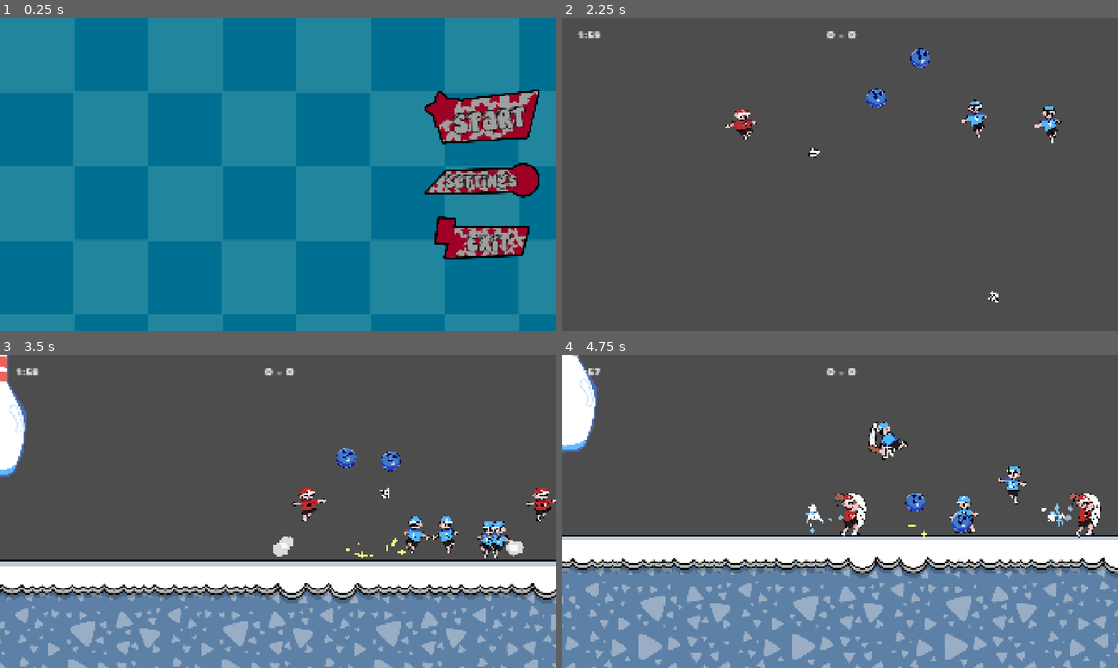
Above: before the commit, frames 1-4 (two rows, left to right).
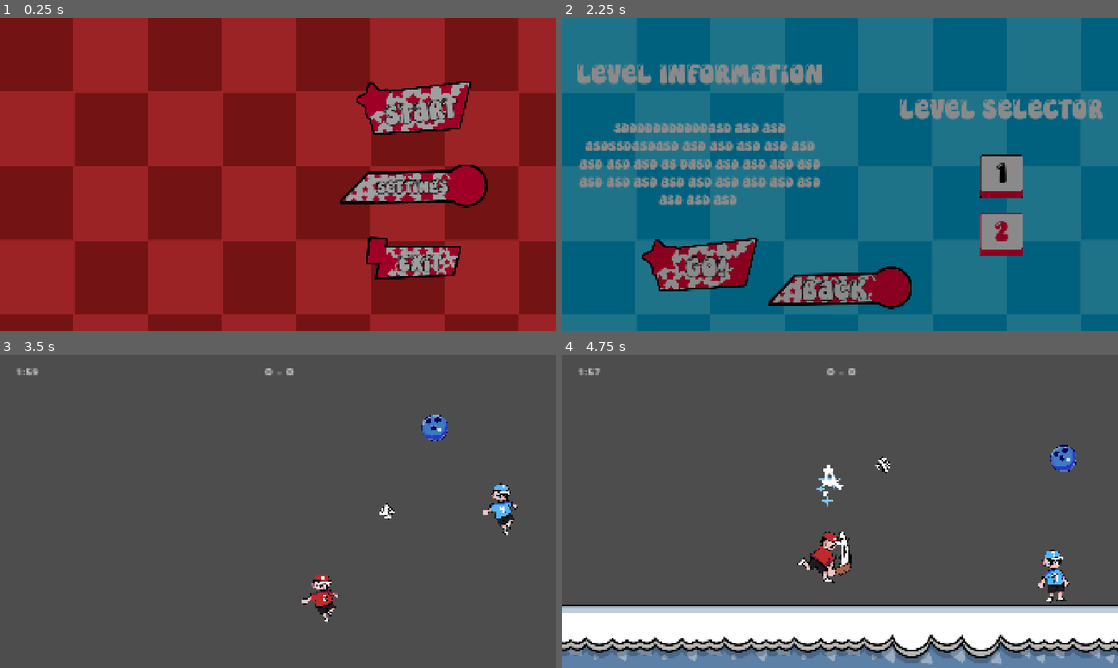
Above: after the commit, the same moments.

Repository: GuiDev-bit/Winter-Game-Jam
Game: Godot game, scene res://scenes/ui/main_menu.tscn
Two runs of this game, one before a commit and one after it. Both use one fixed random seed, a clock stepped at 60 frames per second and the inputs below.
Inputs (mouse positions are in pixels of both pictures, inside the frame that each line leads up to):
- Up to frame 1 (0.25 s): no input
- Up to frame 2 (2.25 s): click "Start" at 0.5 s; click "1" at 1.25 s; click "2" at 2 s
- Up to frame 3 (3.5 s): tap Enter (ui_accept) at 2.75 s; move the mouse to (400, 495) at 2.77 s; hold D (right) from 2.78 s (still down); hold Right mouse button (attack_r) from 2.78 s (still down); tap W (jump) at 3.02, 3.05, 3.32 s
- Up to frame 4 (4.75 s): move the mouse to (728, 527) at 3.52 s; release D (right) at 3.53 s; release Right mouse button (attack_r) at 3.53 s; hold A (left) 3.53-4.28 s; tap W (jump) at 3.6, 3.77, 4.07, 4.55 s; right-click (728, 527) at 3.8 s; move the mouse to (895, 442) at 4.27 s; hold D (right) from 4.28 s (still down); click (895, 442) at 4.35 s

The runs differ from the first frame. In frame 1, 100% of the frame differs, in the area x 0-100%, y 0-100%; in frame 2, 100%; in frame 3, 39%; in frame 4, 44%.
Error before the commit: Cannot call method 'find_child' on a null value. (res://script/manager/LevelManager.gd:13)

Commit message:
bug fix et autres sytemes

Diff:
--- a/project.godot
+++ b/project.godot
@@ -26,9 +26,9 @@
 
 GameManager="*res://script/manager/game_manager.gd"
 MatchManager="*uid://coaoeinnbyog8"
+AiManager="*uid://cnw0c8yukfane"
 LevelManager="*uid://tdhtb5yio6f6"
 AudioManager="*res://script/manager/audio_manager.gd"
-AiManager="*uid://cnw0c8yukfane"
 SaveManager="*uid://cjws4nr77wrlf"
 Transition="*uid://c1rjnpxl2syff"
 ParticleManager="*uid://c2hyed1hnda5v"
--- a/scenes/arena/arena.tscn
+++ b/scenes/arena/arena.tscn
@@ -95,11 +95,11 @@
 player = NodePath("../../Player")
 metadata/_custom_type_script = "uid://d3iclx0vn8f01"
 
-[node name="EnemySpawner" parent="spawner" unique_id=1221298138 node_paths=PackedStringArray("spawn_points") instance=ExtResource("9_2ml6w")]
-position = Vector2(-181, 353)
-spawn_points = [NodePath("../../Points/Marker2D"), NodePath("../../Points/Marker2D2")]
-
 [node name="Ball_spawner" type="Node2D" parent="spawner" unique_id=1577818192 node_paths=PackedStringArray("ball")]
 position = Vector2(551, -158)
 script = ExtResource("10_2ml6w")
 ball = NodePath("../../Ball")
+
+[node name="EnemySpawner" parent="spawner" unique_id=1221298138 node_paths=PackedStringArray("spawn_points") instance=ExtResource("9_2ml6w")]
+position = Vector2(-181, 353)
+spawn_points = [NodePath("../../Points/Marker2D"), NodePath("../../Points/Marker2D2")]
--- a/scenes/enemy/enemy.tscn
+++ b/scenes/enemy/enemy.tscn
@@ -4,6 +4,7 @@
 [ext_resource type="Script" uid="uid://c0m2p6i0nqp1j" path="res://script/enemy/enemy.gd" id="1_5uy6h"]
 [ext_resource type="Script" uid="uid://bxmkgxah4aht4" path="res://script/component/hitbox_component.gd" id="2_5uy6h"]
 [ext_resource type="Script" uid="uid://wcd5uqn0imo0" path="res://script/Ressources/attackressources/attack_data.gd" id="2_peoo5"]
+[ext_resource type="Texture2D" uid="uid://tpe4fmqy44vh" path="res://assets/enemy_assets/Sans_titre_428_20260224185226.png" id="3_5woo5"]
 [ext_resource type="Script" uid="uid://cpx55onwhthnb" path="res://script/component/health_component.gd" id="3_c4w8v"]
 [ext_resource type="Texture2D" uid="uid://bhu2qnytf6p30" path="res://assets/enemy_assets/Sans_titre_428_20260224091336.png" id="4_4efjx"]
 [ext_resource type="Texture2D" uid="uid://bmf86khd6d1ux" path="res://assets/enemy_assets/Sans_titre_428_20260224110559.png" id="4_gl05p"]
@@ -12,6 +13,7 @@
 [ext_resource type="Texture2D" uid="uid://c5wkedk4y5o0d" path="res://assets/enemy_assets/Sans_titre_428_20260224110610.png" id="6_peoo5"]
 [ext_resource type="Texture2D" uid="uid://bvfkamuglhpe7" path="res://assets/enemy_assets/Sans_titre_428_20260224190922.png" id="7_so3kp"]
 [ext_resource type="Texture2D" uid="uid://b3up1efk7dha1" path="res://assets/enemy_assets/Sans_titre_428_20260224110550.png" id="8_2f3il"]
+[ext_resource type="Texture2D" uid="uid://dhduu4vnsg0a4" path="res://assets/enemy_assets/Sans_titre_428_20260225221305.png" id="9_pb0yv"]
 [ext_resource type="Script" uid="uid://da52mkxllo62" path="res://script/component/movement_component.gd" id="10_hvxgb"]
 
 [sub_resource type="Resource" id="Resource_2f3il"]
@@ -29,6 +31,14 @@
 
 [sub_resource type="SpriteFrames" id="SpriteFrames_tjssy"]
 animations = [{
+"frames": [{
+"duration": 1.0,
+"texture": ExtResource("3_5woo5")
+}],
+"loop": true,
+"name": &"canon",
+"speed": 5.0
+}, {
 "frames": [{
 "duration": 1.0,
 "texture": ExtResource("6_peoo5")
@@ -69,7 +79,10 @@
 "name": &"hurt",
 "speed": 5.0
 }, {
-"frames": [],
+"frames": [{
+"duration": 1.0,
+"texture": ExtResource("9_pb0yv")
+}],
 "loop": true,
 "name": &"idle",
 "speed": 5.0
@@ -113,7 +126,7 @@
 [node name="AnimatedSprite2D" type="AnimatedSprite2D" parent="." unique_id=1556801690]
 scale = Vector2(0.25, 0.249)
 sprite_frames = SubResource("SpriteFrames_tjssy")
-animation = &"hit_bat"
+animation = &"canon"
 
 [node name="CollisionShape2D" type="CollisionShape2D" parent="." unique_id=1589856721]
 shape = SubResource("CapsuleShape2D_dtxhd")
--- a/scenes/player/player.tscn
+++ b/scenes/player/player.tscn
@@ -366,6 +366,7 @@
 collision_mask = 8
 floor_max_angle = 1.1013027
 script = ExtResource("1_8afob")
+secondary_weapon = 1
 bat_data = SubResource("Resource_gx1jg")
 gloves_data = SubResource("Resource_fm80t")
 snow_canon_data = SubResource("Resource_ugbui")
@@ -375,7 +376,7 @@
 scale = Vector2(0.25, 0.25)
 sprite_frames = SubResource("SpriteFrames_p47bc")
 animation = &"idle"
-frame_progress = 0.8725358
+frame_progress = 0.89438206
 
 [node name="CollisionShape2D" type="CollisionShape2D" parent="." unique_id=34379545]
 position = Vector2(5, -3.5)
@@ -390,7 +391,7 @@
 script = ExtResource("2_dovo2")
 
 [node name="Camera2D" type="Camera2D" parent="." unique_id=522177963]
-zoom = Vector2(1.1, 1.1)
+zoom = Vector2(1.5, 1.5)
 position_smoothing_enabled = true
 script = ExtResource("19_yj68g")
 
--- a/scenes/ui/main_menu.tscn
+++ b/scenes/ui/main_menu.tscn
@@ -5,7 +5,7 @@
 [ext_resource type="Theme" uid="uid://be30gaya8c5ly" path="res://assets/hud/Theme.tres" id="1_uhagc"]
 [ext_resource type="Texture2D" uid="uid://vmug3ssx0wcb" path="res://assets/hud/UI_Credits.png" id="2_1g8jr"]
 [ext_resource type="Texture2D" uid="uid://cxhx25ojnwxge" path="res://assets/hud/UI_Quit.png" id="3_m1kxf"]
-[ext_resource type="Texture2D" uid="uid://biicvll1v04ba" path="res://assets/hud/Sans_titre_429_20260224150002.png" id="5_x2yvf"]
+[ext_resource type="Texture2D" uid="uid://d0x3efvpepjd0" path="res://assets/hud/Sans_titre_429_20260224145900.png" id="3_uhagc"]
 
 [node name="MainMenu" type="Control" unique_id=1296318094]
 layout_mode = 3
@@ -24,24 +24,21 @@
 anchor_bottom = 1.0
 grow_horizontal = 2
 grow_vertical = 2
-texture = ExtResource("5_x2yvf")
+texture = ExtResource("3_uhagc")
 stretch_mode = 1
 
 [node name="VBoxContainer" type="VBoxContainer" parent="." unique_id=816686424]
 z_index = 1
 layout_mode = 1
-anchors_preset = 6
-anchor_left = 1.0
-anchor_top = 0.5
-anchor_right = 1.0
-anchor_bottom = 0.5
-offset_left = -455.0
-offset_top = -293.5
-offset_right = -55.0
-offset_bottom = 293.5
+anchors_preset = -1
+anchor_left = 0.5083333
+anchor_top = 0.2
+anchor_right = 0.9796875
+anchor_bottom = 0.8361111
 grow_horizontal = 0
 grow_vertical = 2
-theme_override_constants/separation = 50
+theme_override_constants/separation = 100
+metadata/_edit_use_anchors_ = true
 
 [node name="Start" type="TextureButton" parent="VBoxContainer" unique_id=1351880424]
 layout_mode = 2
--- a/script/Ressources/level1.tres
+++ b/script/Ressources/level1.tres
@@ -1,11 +1,9 @@
 [gd_resource type="Resource" script_class="LevelData" format=3 uid="uid://dlkael36rr7aw"]
 
 [ext_resource type="Script" uid="uid://dftm4j2bj838b" path="res://script/Ressources/Leveldata.gd" id="1_i3xlq"]
-[ext_resource type="PackedScene" uid="uid://c14weyjqdmmqi" path="res://scenes/main/main.tscn" id="1_po2n0"]
+[ext_resource type="PackedScene" uid="uid://dhxrob07wfllc" path="res://scenes/arena/arena.tscn" id="1_po2n0"]
 
 [resource]
 script = ExtResource("1_i3xlq")
 map_scene = ExtResource("1_po2n0")
-batteur_count = 2
-boxeur_count = 1
 metadata/_custom_type_script = "uid://dftm4j2bj838b"
--- a/script/Ressources/level2.tres
+++ b/script/Ressources/level2.tres
@@ -1,13 +1,11 @@
 [gd_resource type="Resource" script_class="LevelData" format=3 uid="uid://dwkhohayon7m"]
 
-[ext_resource type="PackedScene" uid="uid://c14weyjqdmmqi" path="res://scenes/main/main.tscn" id="1_57l3u"]
+[ext_resource type="PackedScene" uid="uid://dhxrob07wfllc" path="res://scenes/arena/arena.tscn" id="1_57l3u"]
 [ext_resource type="Script" uid="uid://dftm4j2bj838b" path="res://script/Ressources/Leveldata.gd" id="1_201j5"]
 
 [resource]
 script = ExtResource("1_201j5")
 level_name = "Niveau 2"
 map_scene = ExtResource("1_57l3u")
-batteur_count = 3
-boxeur_count = 2
 canon_count = 1
 metadata/_custom_type_script = "uid://dftm4j2bj838b"
--- a/script/arena/transition.gd
+++ b/script/arena/transition.gd
@@ -22,6 +22,20 @@
 	await t2.finished
 	rect.visible = false
 
+
+func change_scene_packed(path: PackedScene) -> void:
+	rect.visible = true
+	var t = create_tween()
+	t.tween_property(rect, "color", Color(0,0,0,1), 0.4)
+	await t.finished
+	get_tree().change_scene_to_packed(path)
+	await get_tree().process_frame
+	var t2 = create_tween()
+	t2.tween_property(rect, "color", Color(0,0,0,0), 0.4)
+	await t2.finished
+	rect.visible = false
+
+
 func fade_in_only() -> void:
 	rect.visible = true
 	rect.color = Color(0, 0, 0, 1)
--- a/script/component/hitbox_component.gd
+++ b/script/component/hitbox_component.gd
@@ -31,7 +31,8 @@
 		var data_copy = attack_data
 		area.damage(data_copy)
 		emit_signal("hit_something")
-		end_attack()
+		if not always_active :
+			end_attack()
 		var player = get_tree().get_first_node_in_group("player")
 		if player and player.camera:
 			player.camera.shake(5.0, 0.2)
--- a/script/component/movement_component.gd
+++ b/script/component/movement_component.gd
@@ -54,12 +54,12 @@
 func deccelerate(delta : float ):
 	body.velocity.x = move_toward(body.velocity.x, 0 , decceleration * delta )
 
-func dash():
-	body.velocity.x = 400 * last_direction
+func dash(inverted := 1.0):
+	body.velocity.x = 400 * last_direction * inverted
 
-func apply_knockback(direction : Vector2, force : float, duration : float = 0.2 ):
+func apply_knockback(dir : Vector2, force : float, duration : float = 0.2 ):
 	force = clamp(force, 500 , 800)
-	knockback = direction * force
+	knockback = dir * force
 	knock_timer= duration
 
 func actif_knockback(delta : float) :
--- a/script/enemy/enemy.gd
+++ b/script/enemy/enemy.gd
@@ -11,6 +11,8 @@
 @export var jump_chance : float = 0.5
 @export var speed = 300
 
+@onready var snow_ball_scene := preload("res://scenes/Hitbox and Hurtbox/snowball.tscn")
+
 enum Type {BATTEUR, BOXEUR, CANON}
 @export var type : Type
 @onready var timer_atk: Timer = $atkduration
@@ -54,6 +56,8 @@
 	player_ref =AiManager.player
 	await get_tree().create_timer(randf_range(0.5, 2.0)).timeout
 	execute_role()
+	if type == Type.CANON :
+		attack_range = 700
 
 func _physics_process(delta: float) -> void:
 	process_state(delta)
@@ -114,7 +118,7 @@
 				else:
 					sprite.play("fall")
 			else :
-				sprite.play("deccelerate")
+				sprite.play("idle")
 		STATE.CHASE :
 			if not is_on_floor():
 				if velocity.y < 0:
@@ -128,6 +132,8 @@
 				sprite.play("hit_bat")
 			elif type == Type.BOXEUR :
 				sprite.play("hit_gloves")
+			else :
+				sprite.play("canon")
 		STATE.HURT :
 			sprite.play("hurt")
 	sprite.flip_h = last_dir < 0
@@ -171,6 +177,8 @@
 
 
 func execute_role():
+	ball_ref = AiManager.ball
+	player_ref =AiManager.player
 	match role :
 		Role.STRIKER :
 			movcomp.max_speed = speed
@@ -180,6 +188,7 @@
 				target = ball_ref
 	else :
 				target = player_ref
+				movcomp.max_speed = 100
 
 
 func lunch_attack():
@@ -188,14 +197,21 @@
 			use_correct(bat_data)
 			update_last_dir()
 			hitbox.attack_data.direction = Vector2(last_dir, -1)
+			movcomp.dash()
 		Type.BOXEUR :
 			use_correct(gloves_data)
 			hitbox.attack_data.direction = Vector2(last_dir, 0)
-	movcomp.dash()
+			movcomp.dash()
+		Type.CANON :
+			canon_attack()
+			movcomp.dash(-1.0)
+
 	timer_atk.start()
 	is_attacking = true
 	hitbox.lunch_attack()
-	atk_cooldown_timer = attack_cooldown
+	if type == Type.CANON :
+		atk_cooldown_timer = 10.0
+	else : atk_cooldown_timer = attack_cooldown
 
 func update_last_dir():
 	if AiManager.enemy_skittle  :
@@ -221,6 +237,15 @@
 
 func use_correct( data : AttackData):
 	hitbox.attack_data =  data
+
+
+func canon_attack():
+		var direction_vers_joueur = (player_ref.global_position - global_position).normalized()
+		var snow : Snow = snow_ball_scene.instantiate()
+		snow.global_position = global_position
+		get_tree().current_scene.add_child(snow)
+		snow.hitbox.team = hitbox.team
+		snow.lunch_ball(Vector2(last_dir  , direction_vers_joueur.y))
 
 
 func _on_atkduration_timeout() -> void:
--- a/script/enemy/enemyspawner.gd
+++ b/script/enemy/enemyspawner.gd
@@ -8,13 +8,15 @@
 
 # On utilise les clés de l'enum directement
 var enemy_quantities = {
-	Enemy.Type.BATTEUR: 2,
-	Enemy.Type.BOXEUR: 1,
+	Enemy.Type.BATTEUR: 0,
+	Enemy.Type.BOXEUR: 0,
 	Enemy.Type.CANON: 0
 }
 
 func _ready():
 	GameManager.player_respawn.connect(Callable(self, "correct_pos") )
+	LevelManager.spawner = self
+	LevelManager._initialize_level_spawner()
 	for type in enemy_quantities:
 		for i in range(enemy_quantities[type]):
 			spawn_enemy(type)
@@ -36,12 +38,14 @@
 	Enemy.Type.BOXEUR: data.boxeur_count,
 	Enemy.Type.CANON : data.canon_count }
 	# On relance le spawn avec ces nouvelles valeurs
-	_ready()
+
 
 func start_respawn_cooldown(type: Enemy.Type):
 	get_tree().create_timer(respawn_cooldown).timeout.connect(spawn_enemy.bind(type))
 	#get_tree().current_scene.add_child.call_deferred(enemy)
 
-func correct_pos() :
-	for enemi in AiManager.enemies :
-		enemi.global_position = spawn_points.pick_random().global_position
+func correct_pos():
+	for enemi in AiManager.enemies:
+		# is_instance_valid est ton meilleur ami ici
+		if is_instance_valid(enemi) and enemi.is_inside_tree():
+			enemi.global_position = spawn_points.pick_random().global_position
--- a/script/manager/AiManager.gd
+++ b/script/manager/AiManager.gd
@@ -16,6 +16,7 @@
 	update_roles()
 
 
+
 func register_enemy(enemy : Enemy) :
 	enemies.append(enemy)
 
@@ -23,6 +24,17 @@
 	enemies.erase(enemy)
 
 func update_roles():
+	# 1. SÉCURITÉ : Vérifier si la balle et le joueur existent toujours dans la mémoire
+	if not is_instance_valid(ball) or not is_instance_valid(player):
+		return # On coupe la fonction ici, on ne fait rien !
+
+	# 2. SÉCURITÉ : Nettoyer la liste au cas où des ennemis fantômes (détruits par le changement de scène) y seraient encore
+	enemies = enemies.filter(func(e): return is_instance_valid(e))
+
+	if enemies.is_empty():
+		return
+
+
 	# --- BATTEURS ---
 	var batteurs = enemies.filter(func(e):
 		return e.type == e.Type.BATTEUR
--- a/script/manager/LevelManager.gd
+++ b/script/manager/LevelManager.gd
@@ -1,16 +1,19 @@
 extends Node
 
 var current_level_data: LevelData
+var spawner : EnemySpawner
 
 func load_level(level_data: LevelData):
 	current_level_data = level_data
 	# On change de scène pour charger la map définie dans la ressource
-	get_tree().change_scene_to_packed(level_data.map_scene)
-
-	call_deferred("_initialize_level_spawner")
+	AiManager.enemies.clear()
+	Transition.change_scene_packed(level_data.map_scene)
 
 func _initialize_level_spawner():
-	var spawner = get_tree().current_scene.find_child("EnemySpawner")
 	if spawner:
 		# On donne les quantités de la ressourceau  spawner
 		spawner.update_quantities_from_data(current_level_data)
+
+
+func proper_charge_level():
+		call_deferred("_initialize_level_spawner")
--- /dev/null
+++ b/script/manager/Stormmanager.gd
@@ -0,0 +1,51 @@
+extends Node
+
+# 1. On définit nos 3 niveaux de tempête
+enum StormState { SUN, STORM, EXTREME }
+
+# 2. Variables pour suivre l'état actuel et le temps
+var current_state: StormState = StormState.SUN
+var time_elapsed: float = 0.0
+
+# 3. On définit les paliers de temps en secondes (Tresholds)
+@export var storm_threshold: float = 30.0    # Déclenche STORM à 30 secondes
+@export var extreme_threshold: float = 60.0  # Déclenche EXTREME à 1 minute (60s)
+
+# 4. Signal pour prévenir les autres scripts (effets visuels, dégâts au joueur, etc.)
+signal storm_state_changed(new_state: StormState)
+
+func _ready():
+	storm_state_changed.emit(current_state)
+
+func _process(delta: float) -> void:
+	# Si on est déjà au niveau EXTREME, plus besoin de compter le temps pour changer d'état
+	if current_state == StormState.EXTREME:
+		return
+
+	# On ajoute le temps écoulé depuis la dernière frame
+	time_elapsed += delta
+
+	# On vérifie si on doit passer au niveau supérieur
+	check_thresholds()
+
+func check_thresholds() -> void:
+	# Passage de SUN à STORM
+	if current_state == StormState.SUN and time_elapsed >= storm_threshold:
+		change_state(StormState.STORM)
+
+	# Passage de STORM à EXTREME
+	elif current_state == StormState.STORM and time_elapsed >= extreme_threshold:
+		change_state(StormState.EXTREME)
+
+func change_state(new_state: StormState) -> void:
+	current_state = new_state
+
+	# Affichage dans la console pour débugger
+	match current_state:
+		StormState.STORM:
+			print("Temps écoulé (", time_elapsed, "s) -> La tempête commence (STORM) !")
+		StormState.EXTREME:
+			print("Temps écoulé (", time_elapsed, "s) -> C'est la fin du monde (EXTREME) !")
+
+	# On avertit tout le reste du jeu que la tempête a changé
+	storm_state_changed.emit(current_state)
--- a/script/manager/game_manager.gd
+++ b/script/manager/game_manager.gd
@@ -34,23 +34,33 @@
 	score_left = 0
 	score_right = 0
 	match_time = 0.0
+	match_duration = MatchManager.match_duration
 	current_state = GameState.PLAYING
 	respawn_player()
 	emit_signal("game_started")
 
 func end_game():
 	current_state = GameState.GAME_OVER
+
 	emit_signal("game_ended")
+	MatchManager._on_game_ended()
 
 func add_goal(team: String) -> void:
 	if has_already_scored :
 		return
 	if team == "left":
 		score_left += 1
+		MatchManager.team_left_score = score_left
 	elif team == "right":
 		score_right += 1
+		MatchManager.team_right_score = score_right
 	emit_signal("goal_scored", team)
 	has_already_scored = true
+	# Vérification de la victoire via l'autre Autoload
+	var winner = MatchManager.check_win_condition()
+	if winner != "":
+		end_game()
+		return
 	await get_tree().create_timer(2.0).timeout
 	respawn_player()
 	has_already_scored = false
--- a/script/manager/match_manager.gd
+++ b/script/manager/match_manager.gd
@@ -35,6 +35,7 @@
 
 func check_win_condition() -> String:
 	if team_left_score >= score_to_win:
+		emit_signal("match_completed")
 		return "left"
 	elif team_right_score >= score_to_win:
 		emit_signal("match_completed")
--- a/script/manager/particle_manager.gd
+++ b/script/manager/particle_manager.gd
@@ -34,7 +34,7 @@
 	spawn(pos, diamond_tex, Color(0.5, 0.8, 1), 6, 360)
 
 func ball_hit(pos: Vector2) -> void:
-	spawn(pos, sparkle_tex, Color(1, 1, 0.5), 8, 360)
+	spawn(pos, sparkle_tex, Color(1, 1, 0.5), 2, 360)
 
 func jump_puff(pos: Vector2) -> void:
 	spawn(pos, cloud_tex, Color(1, 1, 1, 0.8), 3, 60, 0.3)
@@ -44,4 +44,4 @@
 	spawn(pos, star_tex, Color(1, 1, 1), 8, 360)
 
 func slide_dust(pos: Vector2) -> void:
-	spawn(pos, diamond_tex, Color(0.7, 0.9, 1, 0.7), 5, 30, 0.2)
+	spawn(pos, diamond_tex, Color(0.7, 0.9, 1, 0.7), 1, 30, 0.2)
--- a/script/player/player.gd
+++ b/script/player/player.gd
@@ -139,6 +139,7 @@
 			move_component.air_slide(delta)
 			if is_on_floor() :
 				anim.play("Entity/sqash")
+				ParticleManager.jump_puff(global_position + Vector2(0, 30))
 				switch_state(STATE.FLOOR)
 
 			else :
@@ -188,10 +189,12 @@
 				if move_component.direction == 0 : #je check quand il dérape
 					animated_sprite.play("friction")
 				elif  move_component.direction * velocity.x  < 0 :
-					ParticleManager.slide_dust(global_position + Vector2(0, 20))
+
 					pick_random_slide()
 				else :
+					ParticleManager.slide_dust(global_position + Vector2(0, 50))
 					animated_sprite.play(current_slide)
+					anim.play("Entity/Slide")
 			else:
 				animated_sprite.play("idle")
 		STATE.JUMP:
@@ -335,7 +338,10 @@
 		if is_bat_charging :
 			move_component.deccelerate(delta)
 		else :
-			move_component.dash()
+			if use_secondweap and secondary_weapon == Weapon.CANON :
+				move_component.dash(-1.0)
+			else :
+				move_component.dash()
 	else :
 		if velocity.y >=   0 :
 			move_component.apply_gravity(delta, 1.3)
--- a/script/projectile/snowball.gd
+++ b/script/projectile/snowball.gd
@@ -16,8 +16,6 @@
 func lunch_ball(  direction : Vector2):
 	apply_impulse(direction * force)
 
-func _on_hitbox_component_hit_something() -> void:
-	queue_free()
 
 
 func _on_timer_timeout() -> void:
--- a/script/ui/lose_menu.gd
+++ b/script/ui/lose_menu.gd
@@ -2,7 +2,7 @@
 
 func _on_retry_pressed() -> void:
 	GameManager.reset()
-	Transition.change_scene("res://scenes/main/main.tscn")
+	LevelManager.load_level(LevelManager.current_level_data)
 
 func _on_main_menu_pressed() -> void:
 	GameManager.reset()
Binary file added: assets/enemy_assets/Sans_titre_428_20260225221305.png
Not shown, added: assets/enemy_assets/Sans_titre_428_20260225221305.png.import
Not shown, added: script/manager/Stormmanager.gd.uid
